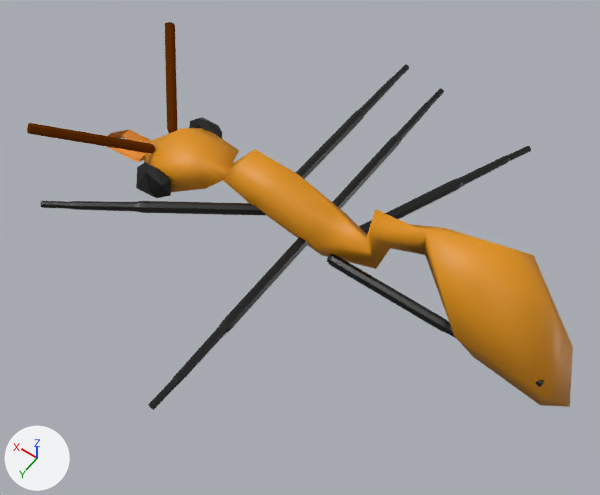
Two versions of the Blender file Assets/Prefabs/antmodels/Final Ant/farmerantEverythingAdded.blend, one commit apart.
Both versions are drawn from a camera (50 mm lens) standing at (-2.09, 3.01, 4.37) and looking at (-0.07, 0.19, -0.08). Arrows for +X, +Y and +Z are at lower left; the lights stay in place.

The first picture shows 'Eyes', 'Leg.001', 'Leg.002', 'Leg.003', 'Leg.004', 'Leg.005', 'Leg.006', 'Leg.007', 'Leg.017', 'Pincer1.001'.
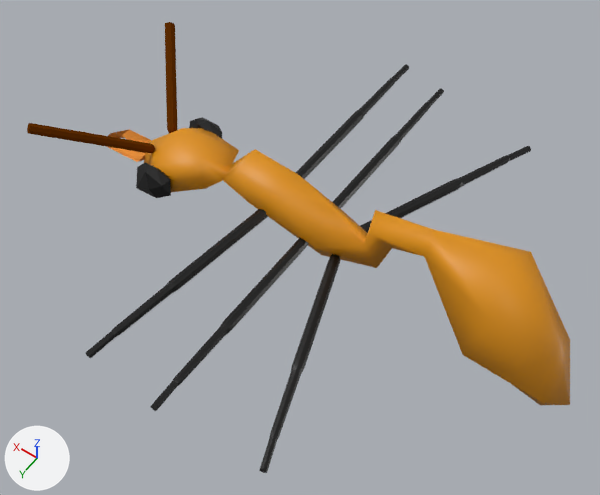
Where the newer file only moved an object's origin or applied its transform, the numbers keep the older frame.

Pixel boxes (x1, y1, x2, y2) of what changed, in the pictures (600 x 495 px):
'Pincer1.001', moved: before (144, 128, 573, 407); after (144, 128, 570, 405)
'Leg.005', moved, turned, rescaled: before (40, 201, 266, 215); after (86, 209, 268, 359)
'Leg.003', moved, turned, rescaled: before (327, 254, 544, 387); after (260, 254, 340, 473)
'Leg.004', moved, turned, rescaled: before (148, 237, 308, 410); after (150, 238, 309, 411)

The edits, one by one:
me_cube_003 has 1330 vertices, 1328 faces and spans x -12.72..-0.58, y -1.5..0.99, z -1.69..6.06.
me_cube_003 is used by ob_pincer1_001; location (1.715, -0.075, -0.266); rotation (0.0, -3.142, 0.0), in degrees (0, -180, 0); scale (-0.3, -0.3, -0.156).
me_cube_003 part 1: the whole mesh is moved by (5.71, 0.25, -1.7).
me_cube_001 has 361 vertices, 357 faces and spans x -9.98..0.09, y -5.87..0.15, z -0.28..0.28.
me_cube_001 is used by ob_leg_003; location (-0.278, 0.143, -0.084); rotation (0.0, 0.0, -0.551), in degrees (0, 0, -32); scale (0.138, 0.138, 0.138).
me_cube_001 part 2: the whole mesh is moved by (-2.16, 0.93, -0.6).
me_cube_004 has 361 vertices, 357 faces and spans x -9.98..0.09, y -5.87..0.15, z -0.28..0.28.
me_cube_004 is used by ob_leg_004; location (-0.081, 0.098, -0.027); rotation (0.0, 0.0, -2.098), in degrees (0, 0, -120); scale (0.138, 0.138, 0.138).
me_cube_004 part 3: the whole mesh is moved by (-0.93, 0.2, -0.2).
me_cube_005 has 361 vertices, 357 faces and spans x -9.98..0.09, y -5.87..0.15, z -0.28..0.28.
me_cube_005 is used by ob_leg_005; location (0.208, 0.113, 0.055); rotation (0.0, 0.0, -3.077), in degrees (0, 0, -176); scale (0.138, 0.138, 0.138).
me_cube_005 part 4: the whole mesh is moved by (0.01, -1.82, 0.4).
Object 'Pincer1.001' (ob_pincer1_001) moves from (1.715, -0.075, -0.266) to (0.0, 0.0, 0.0).
Object 'Leg.003' (ob_leg_003) moves from (-0.278, 0.143, -0.084) to (0.0, 0.0, 0.0).
Object 'Leg.003' (ob_leg_003) turns from (0, 0, -32) to (0, 180, 41) degrees about x, y and z.
Object 'Leg.003' (ob_leg_003) is rescaled from (0.138, 0.138, 0.138) to (-0.138, -0.138, -0.138).
Object 'Leg.004' (ob_leg_004) moves from (-0.081, 0.098, -0.027) to (0.0, 0.0, 0.0).
Object 'Leg.004' (ob_leg_004) turns from (0, 0, -120) to (0, -180, -60) degrees about x, y and z.
Object 'Leg.004' (ob_leg_004) is rescaled from (0.138, 0.138, 0.138) to (-0.138, -0.138, -0.138).
Object 'Leg.005' (ob_leg_005) moves from (0.208, 0.113, 0.055) to (0.0, 0.0, 0.0).
Object 'Leg.005' (ob_leg_005) turns from (0, 0, -176) to (0, 180, 67) degrees about x, y and z.
Object 'Leg.005' (ob_leg_005) is rescaled from (0.138, 0.138, 0.138) to (-0.138, -0.138, -0.138).
